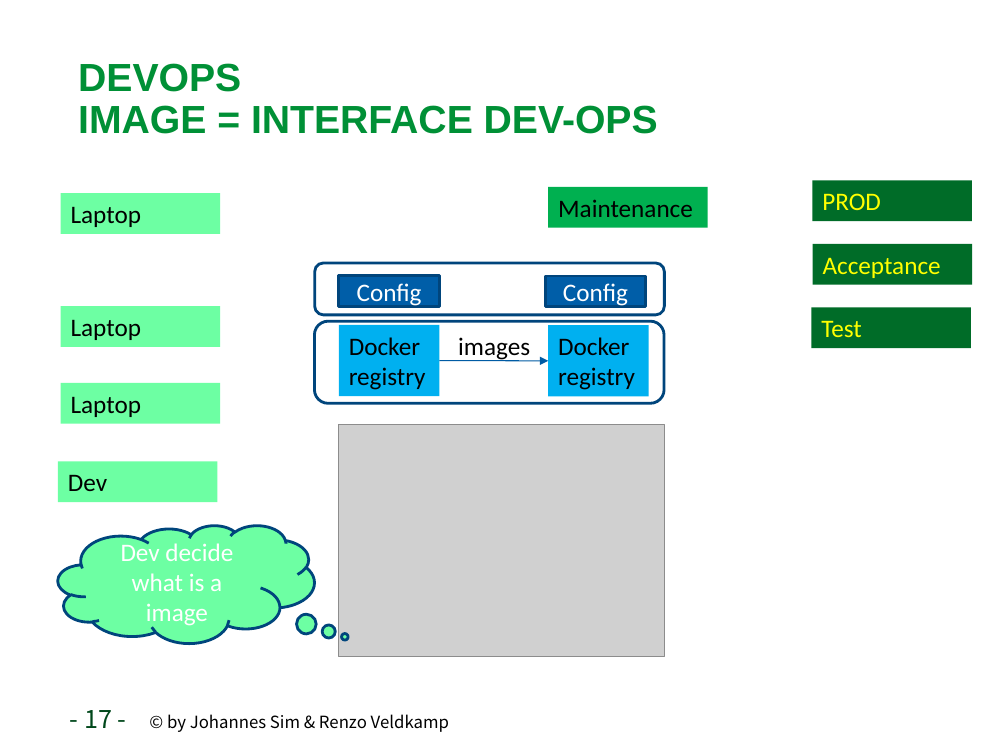
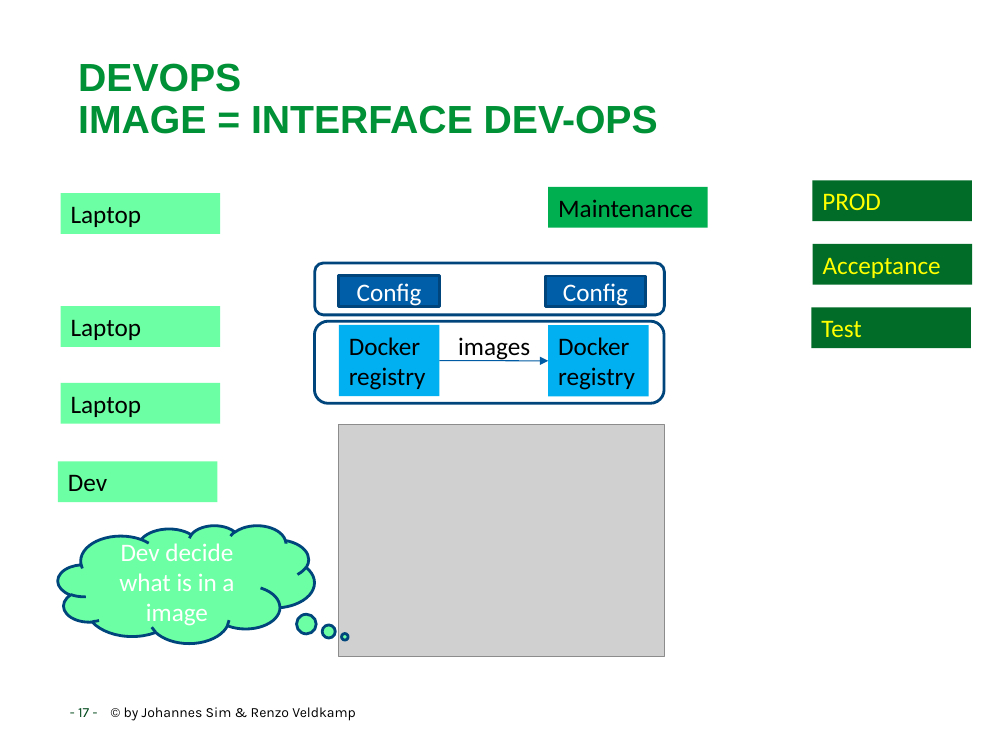
Before and after one commit to RenzoVeldkamp/MicroContainer, a slide deck: slide 17 of Presentatie/Docker101.pptx. Drawn at 1008x756 pixels with LibreOffice and Linux fonts; fonts in the diff are those of the drawing; grey boxes stand for pictures; background and template pictures are left out. Boxes give left, top, right and bottom in pixels: in the first picture for what was removed or moved away, otherwise in the second. Text is boxed around its words. In the diff, an @@ line names an element or a change of style, - is before the commit and + after.

Commit message:
nice font

```diff
--- a/Presentatie/Docker101.pptx
+++ b/Presentatie/Docker101.pptx
@@ text in thought cloud at (119,540,234,628): text changed @@
-Dev decide what is a image
+Dev decide what is in a image
@@ text at (78,707,356,721): size 18 to 10 pt in "- 17 -"; size 12 to 10 pt in "© by Johannes Sim & Renzo Veldkamp"; font Noto Sans CJK SC to Karla @@
```
Also in this commit, not shown: 94 other slides changed.
